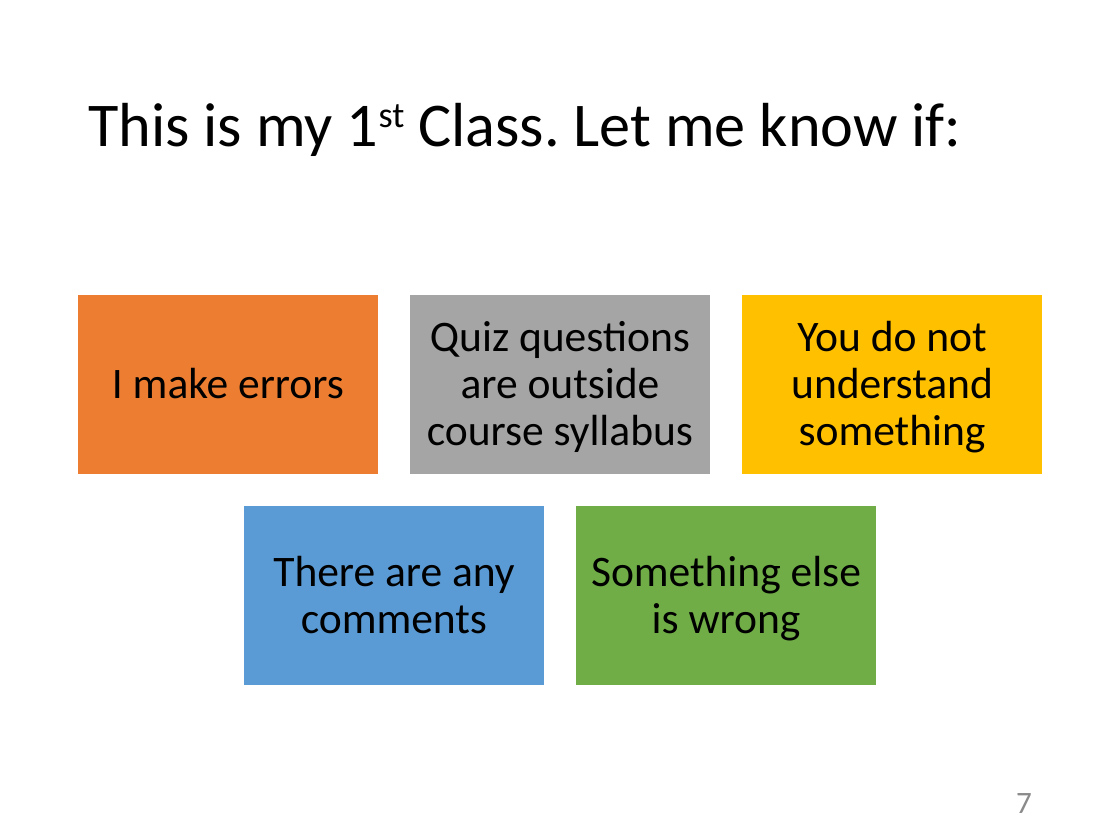
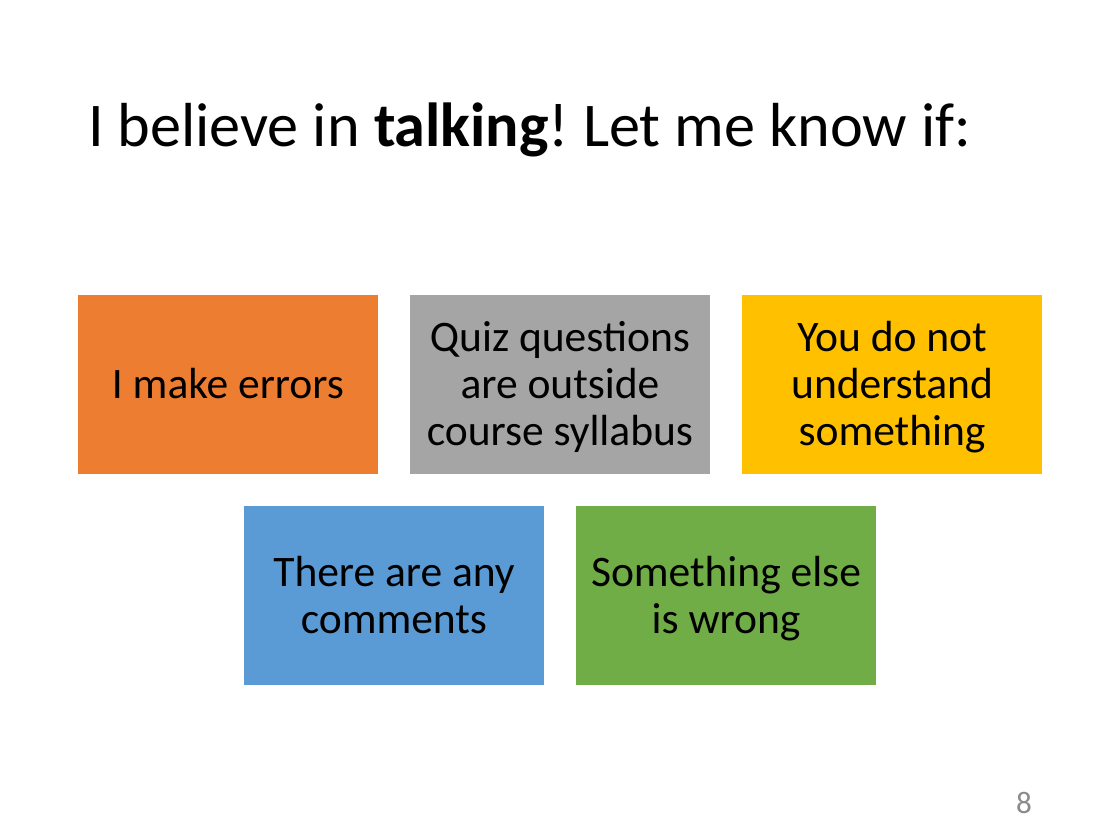
Before and after one commit to LunaticNeko/jouhounokagaku, a slide deck: slide 8 of lect0-intro.pptx (slide 7 before the commit). Drawn at 1120x840 pixels with LibreOffice and Linux fonts; fonts in the diff are those of the drawing. Boxes give left, top, right and bottom in pixels: in the first picture for what was removed or moved away, otherwise in the second. Text is boxed around its words. In the diff, an @@ line names an element or a change of style, - is before the commit and + after.

Commit message:
preparing for online class system

```diff
--- a/lect0-intro.pptx
+++ b/lect0-intro.pptx
@@ title at (88, 102, 971, 157): text changed @@
-This is my 1st Class. Let me know if:
+I believe in talking! Let me know if:
@@ page number at (1016, 792, 1032, 813): text changed @@
-7
+8
```
Also in this commit, not shown: 1 other slide changed, 1 slide added, 3 other files.
